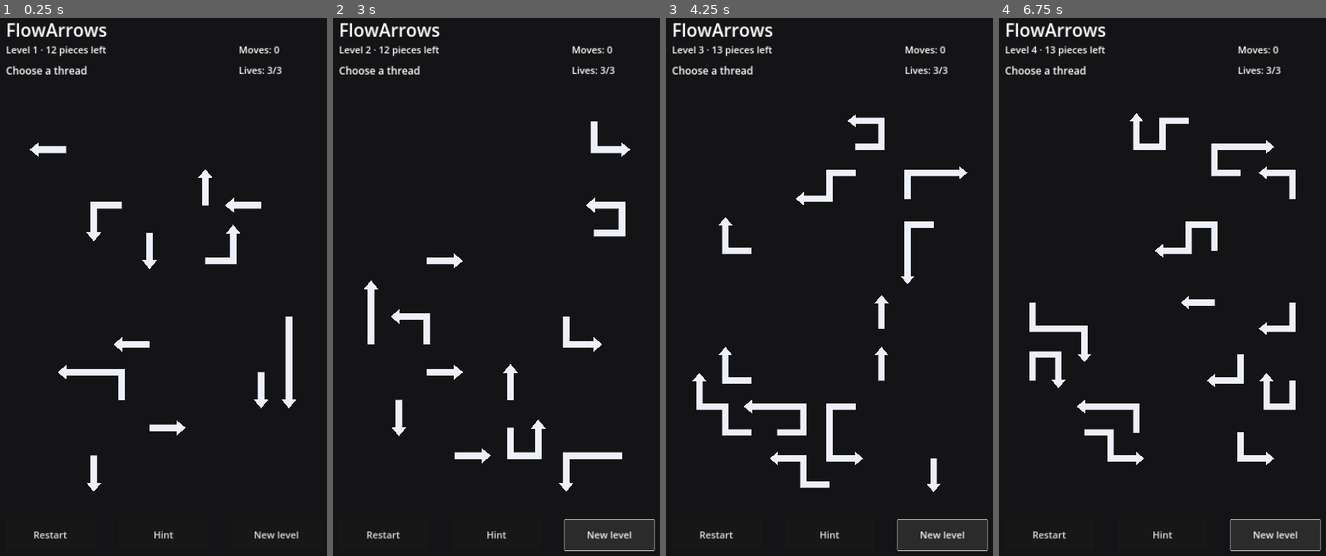
Above: before the commit, frames 1-4 (left to right).
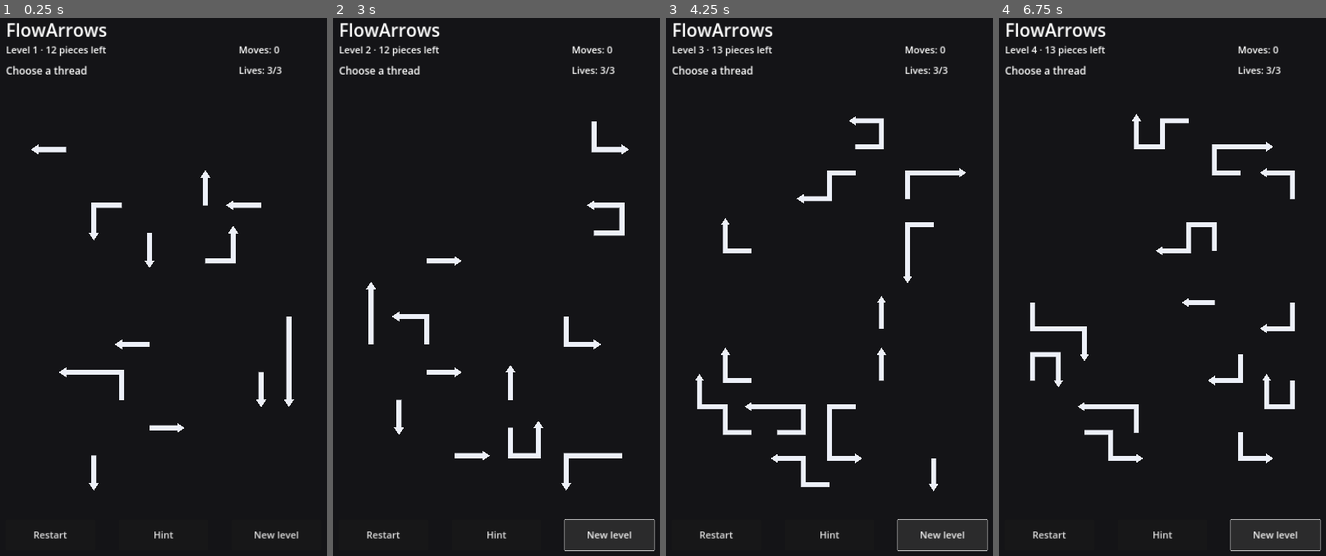
Above: after the commit, the same moments.

Repository: AiRigaLabs01/FlowArrows
Game: Godot game, scene res://src/game/main.tscn
Two runs of this game, one before a commit and one after it. Both use one fixed random seed, a clock stepped at 60 frames per second and the inputs below.
Inputs:
- Up to frame 1 (0.25 s): no input
- Up to frame 2 (3 s): click "Restart" at 0.5 s; click "Restart" at 1.25 s; click "Restart" at 2 s; click "New level" at 2.75 s
- Up to frame 3 (4.25 s): click "New level" at 3.5 s
- Up to frame 4 (6.75 s): click "Hint" at 4.25 s; click "Hint" at 5 s; click "Hint" at 5.75 s; click "New level" at 6.5 s

The runs differ from the first frame. In frame 1, 0.8% of the frame differs, in the area x 9-91%, y 23-88%; in frame 2, 1.0%; in frame 3, 1.2%; in frame 4, 1.3%, in the area x 9-91%, y 17-84%.

Commit message:
Use thinner thread strokes and arrowheads

Diff:
--- a/src/game/piece_view.gd
+++ b/src/game/piece_view.gd
@@ -3,12 +3,12 @@
 
 signal pressed(piece_id: String, view: PieceView)
 
-const BASE_LINE_WIDTH := 24.0
-const BASE_HIT_RADIUS := 44.0
-const BASE_HEAD_LENGTH := 34.0
-const BASE_HEAD_WIDTH := 28.0
-const TRAIL_SPACING_FACTOR := 0.24
-const TRAIL_RADIUS_FACTOR := 0.045
+const BASE_LINE_WIDTH := 15.0
+const BASE_HIT_RADIUS := 38.0
+const BASE_HEAD_LENGTH := 24.0
+const BASE_HEAD_WIDTH := 16.0
+const TRAIL_SPACING_FACTOR := 0.22
+const TRAIL_RADIUS_FACTOR := 0.036
 
 var piece_id := ""
 var cells: Array[Vector2i] = []
@@ -49,7 +49,7 @@
 func _draw() -> void:
 	if cells.is_empty():
 		return
-	var scale_factor: float = clampf(cell_size / 105.0, 0.62, 1.15)
+	var scale_factor: float = clampf(cell_size / 88.0, 0.66, 1.12)
 	var line_width: float = BASE_LINE_WIDTH * scale_factor
 	var head_length: float = BASE_HEAD_LENGTH * scale_factor
 	var head_width: float = BASE_HEAD_WIDTH * scale_factor
@@ -71,10 +71,10 @@
 		body_color = Color(0.96, 0.24, 0.24, 1.0)
 
 	if points.size() == 1:
-		draw_circle(points[0], line_width * 0.55, body_color)
+		draw_circle(points[0], line_width * 0.50, body_color)
 	else:
 		draw_polyline(PackedVector2Array(points), body_color, line_width, true)
-	var tip: Vector2 = points[-1] + Vector2(direction) * cell_size * 0.30
+	var tip: Vector2 = points[-1] + Vector2(direction) * cell_size * 0.26
 	var back: Vector2 = tip - Vector2(direction) * head_length
 	var normal: Vector2 = Vector2(-direction.y, direction.x)
 	var triangle := PackedVector2Array([tip, back + normal * head_width, back - normal * head_width])
@@ -87,8 +87,8 @@
 	var vacated_length: float = minf(exit_progress * cell_size, _polyline_length(trajectory))
 	if vacated_length <= 0.0:
 		return
-	var spacing: float = maxf(10.0, cell_size * TRAIL_SPACING_FACTOR)
-	var radius: float = maxf(2.5, cell_size * TRAIL_RADIUS_FACTOR * scale_factor)
+	var spacing: float = maxf(8.0, cell_size * TRAIL_SPACING_FACTOR)
+	var radius: float = maxf(1.8, cell_size * TRAIL_RADIUS_FACTOR * scale_factor)
 	var trail_color := Color(0.48, 0.83, 0.78, 0.62)
 	var distance: float = 0.0
 	while distance <= vacated_length:
@@ -114,7 +114,7 @@
 		pressed.emit(piece_id, self)
 
 func _hit_test(point: Vector2) -> bool:
-	var hit_radius: float = BASE_HIT_RADIUS * clampf(cell_size / 105.0, 0.70, 1.15)
+	var hit_radius: float = BASE_HIT_RADIUS * clampf(cell_size / 88.0, 0.76, 1.12)
 	var points: Array[Vector2] = _local_points()
 	for p: Vector2 in points:
 		if point.distance_to(p) <= hit_radius:
